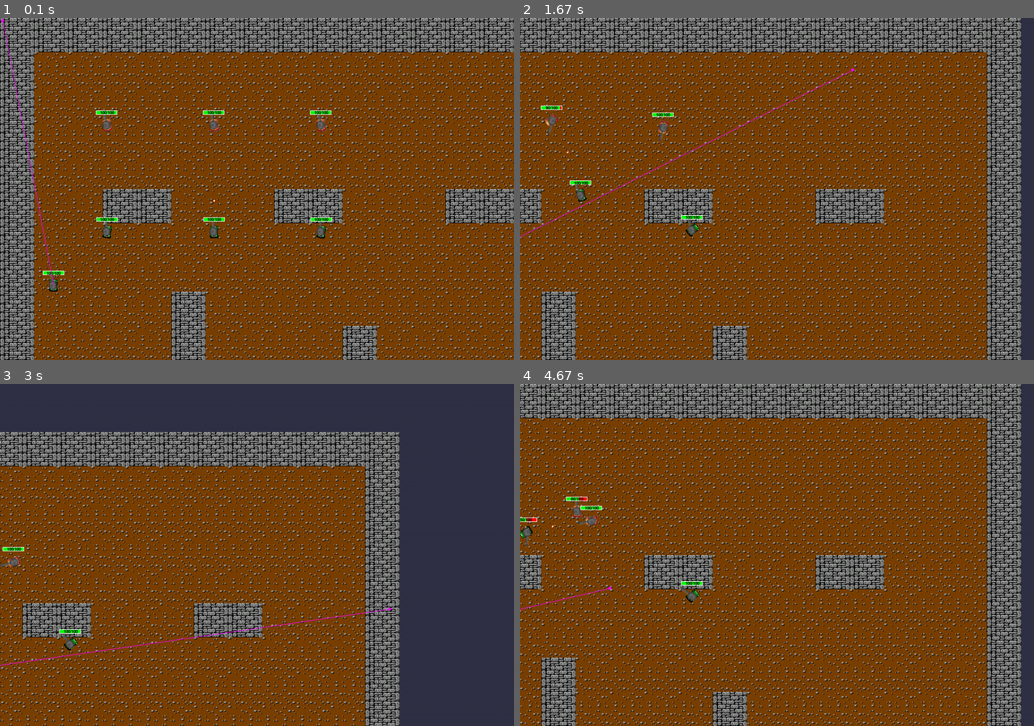
Above: before the commit, frames 1-4 (two rows, left to right).
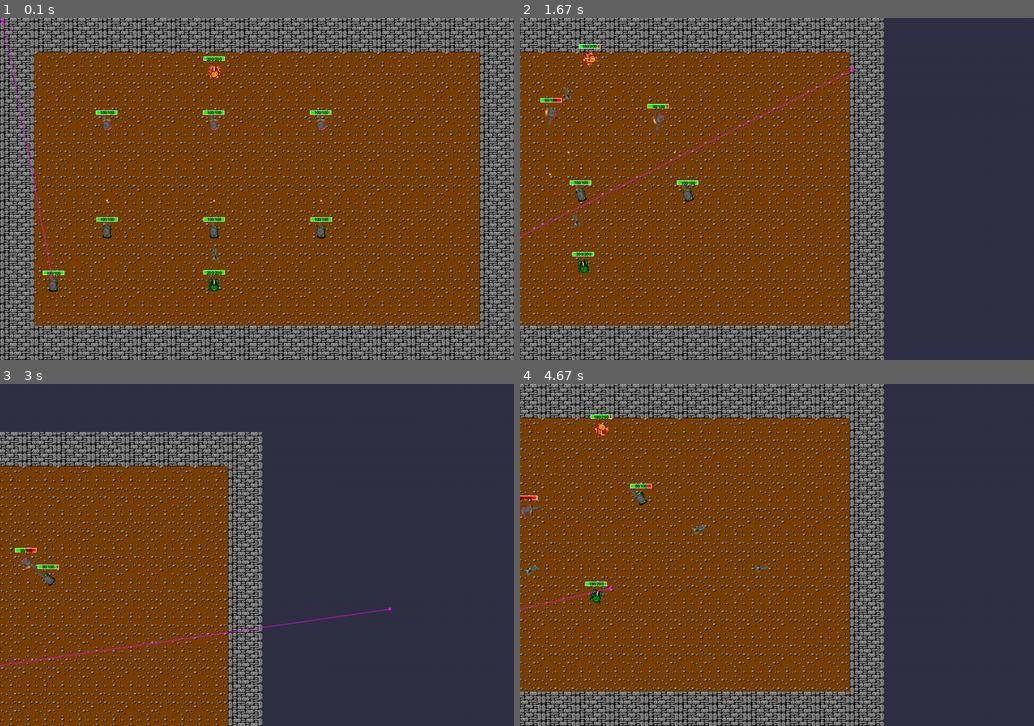
Above: after the commit, the same moments.

Repository: notwuyazui/Jackal
Game: pygame game, started from test.py
Two runs of this game, one before a commit and one after it. Both use one fixed random seed, a clock stepped at 60 frames per second and the inputs below.
Inputs (mouse positions are in pixels of both pictures, inside the frame that each line leads up to):
- Up to frame 1 (0.1 s): no input
- Up to frame 2 (1.67 s): hold P 0.33-0.8 s; hold Right 0.33-0.8 s; move the mouse to (756, 202) at 0.37 s; press the mouse at (617, 137) at 0.87 s; move the mouse to (617, 202) at 0.97 s; release the mouse at (617, 267) at 1.1 s; hold Q 1.17-1.63 s; hold Right 1.17-1.63 s; click (854, 69) at 1.25 s
- Up to frame 3 (3 s): tap Space at 1.67 s; hold Right 2-2.47 s; click (71, 544) at 2.08 s; hold Up 2.5-2.8 s; hold W 2.5-2.8 s; click (257, 596) at 2.58 s; hold Right from 2.83 s (still down); hold D from 2.83 s (still down); click (390, 609) at 2.92 s; tap C at 2.98 s
- Up to frame 4 (4.67 s): release Right at 3.3 s; release D at 3.3 s; hold Left 3.33-3.87 s; hold A 3.33-3.87 s; click (879, 527) at 3.42 s; hold Down 3.9-4.2 s; hold S 3.9-4.2 s; click (581, 479) at 3.98 s; hold Left 4.23-4.63 s; hold A 4.23-4.63 s; tap Space at 4.3, 4.6 s; click (607, 589) at 4.32 s

The runs differ from the first frame. In frame 1, 17% of the frame differs, in the area x 6-100%, y 10-100%; in frame 2, 40%; in frame 3, 29%; in frame 4, 40%, in the area x 0-98%, y 0-100%.

Commit message:
GameManager可设置单位基本行为

Diff:
--- a/GameManager.py
+++ b/GameManager.py
@@ -6,6 +6,7 @@
 from Unit.UnitManager import *
 from Bullet.BulletManager import *
 from Unit.Tank.Tank import *
+from Unit.Archie.Archie import *
 
 class GameManager:
     def __init__ (self, game_map:GameMap = create_empty_map(), unit_manager = UnitManager(), bullet_manager = BulletManager()):
@@ -13,13 +14,18 @@
         self.unit_manager = unit_manager
         self.bullet_manager = bullet_manager
 
+        self.camera_offset = [0, 0]
+        self.camera_speed = 5
+
         self.add_player_tank(position=(100,500), unit_id=0, usingAI=False)      # 默认添加一个玩家坦克
 
     def update(self, delta_time):
         self.unit_manager.update(delta_time, self.unit_manager, self.bullet_manager, self.game_map.obstacles)
         self.bullet_manager.update(delta_time, self.unit_manager.units, self.game_map.obstacles)
 
-    def draw(self, screen, camera_offset):
+    def draw(self, screen, camera_offset = None):
+        if camera_offset == None:
+            camera_offset = self.camera_offset
         self.game_map.draw(screen, camera_offset)
         self.unit_manager.draw(screen, camera_offset)
         self.bullet_manager.draw(screen, camera_offset)
@@ -45,6 +51,42 @@
     def set_bullet_manager(self, bullet_manager:BulletManager):
         self.bullet_manager = bullet_manager
 
+    def set_camera_offset_move(self, direction):
+        if direction == Direction.UP:
+            self.camera_offset[1] -= self.camera_speed
+        elif direction == Direction.DOWN:
+            self.camera_offset[1] += self.camera_speed
+        elif direction == Direction.LEFT:
+            self.camera_offset[0] -= self.camera_speed
+        elif direction == Direction.RIGHT:
+            self.camera_offset[0] += self.camera_speed
+
+    def set_unit_movement(self, unit_id, forward=False, backward=False):
+        return self.unit_manager.get_unit_by_id(unit_id).set_movement(forward, backward)
+
+    def set_unit_turning(self, unit_id, left=False, right=False):
+        return self.unit_manager.get_unit_by_id(unit_id).set_turning(left, right)
+
+    def set_unit_turret_target_to_mouse(self, unit_id, mouse_pos, camera_offset = None):
+        if camera_offset is None:
+            camera_offset = self.camera_offset
+        return self.unit_manager.get_unit_by_id(unit_id).set_turret_target_to_mouse(mouse_pos, camera_offset)
+
+    def set_unit_fire(self, unit_id):
+        return self.unit_manager.get_unit_by_id(unit_id).fire()
+
+    def set_unit_switch_ammo(self, unit_id):
+        return self.unit_manager.get_unit_by_id(unit_id).switch_ammunition()
+
+    def set_unit_action(self, unit_id, forward = False, backward = False, left = False, right = False, mouse_pos = (0,0), fire = False, switch_ammo = False):
+        # 控制单位行为的七个基本动作：
+        # 前进，后退，左转，右转，鼠标瞄准，开火，切换弹药
+        self.set_unit_movement(unit_id, forward, backward)
+        self.set_unit_turning(unit_id, left, right)
+        self.set_unit_turret_target_to_mouse(unit_id, mouse_pos, self.camera_offset)
+        if fire: self.set_unit_fire(unit_id)
+        if switch_ammo: self.set_unit_switch_ammo(unit_id)
+
     def add_unit(self, unit):
         self.unit_manager.add_unit(unit, self.bullet_manager, self.game_map.obstacles)
 
@@ -62,8 +104,26 @@
         self.add_unit(tank)
         return tank
 
+    def add_player_archie(self, position=(0,0), unit_id = None, usingAI = False):
+        if unit_id is None:
+            unit_id = len(self.unit_manager.units)
+        archie = create_player_archie(unit_id, position, usingAI)
+        self.add_unit(archie)
+        return archie
+
+    def add_enemy_archie(self, position=(0,0), unit_id = None, usingAI = False):
+        if unit_id is None:
+            unit_id = len(self.unit_manager.units)
+        archie = create_enemy_archie(unit_id, position, usingAI)
+        self.add_unit(archie)
+        return archie
+
     def add_bullet(self, bullet):
         self.bullet_manager.add_bullet(bullet)
+
+    def get_unit(self, unit_id):
+        # 通过id定位unit
+        return self.unit_manager.get_unit_by_id(unit_id)
 
     def get_active_units_counts(self):
         return self.unit_manager.get_active_count()
--- a/Parameter.py
+++ b/Parameter.py
@@ -34,6 +34,11 @@
     PLAYER = 0
     ENEMY = 1
     NEUTRAL = 2
+class Direction(enum.Enum):
+    UP = 0
+    DOWN = 1
+    LEFT = 2
+    RIGHT = 3
 
 DEFAULT_MAP_PATH = 'Map\saved'
 DEFAULT_UNIT_PATH = 'Unit\saved'
--- a/Unit/Archie/Archie.py
+++ b/Unit/Archie/Archie.py
@@ -0,0 +1,60 @@
+'''
+    一个火箭炮类
+    拥有更低的机动性和更高的生命值，仅装备火箭弹
+'''
+
+import pygame
+import math
+from Unit.BaseUnit import BaseUnit
+from Parameter import *
+
+class Archie(BaseUnit):
+
+    def __init__(self, unit_id: int, unit_team: Team, usingAI = False):
+
+        self.unit_type = 'archie'
+        self.body_image_path = 'Unit/Archie/archie.png'
+        self.turret_image_path = 'Unit/Archie/turret.png'
+        if unit_team == Team.ENEMY:
+            self.body_image_path = 'Unit/Archie/enemy_archie.png'
+            self.turret_image_path = 'Unit/Archie/enemy_turret.png'
+        self.max_speed_rate = 0.5
+        self.max_acceleration_rate = 0.5
+        self.min_acceleration_rate = -0.5
+        self.max_angular_speed_rate = 0.3
+        self.turret_angular_speed_rate = 0.5
+        self.max_health_rate = 2.0
+        self.armor_type = ArmorType.NONE                                                        # 护甲类型
+        self.ammunition_types = ['rocket_shell']                                                # 单位拥有弹种
+        self.ammo_switch_time =  UNIT_AMMO_SWITCH_TIME                                          # 单位切换弹种时间
+
+
+        super().__init__(unit_id, unit_team, usingAI,
+                         unit_type=self.unit_type,
+                         body_image_path=self.body_image_path,
+                         turret_image_path=self.turret_image_path,
+                         max_speed_rate=self.max_speed_rate,
+                         max_acceleration_rate=self.max_acceleration_rate,
+                         min_acceleration_rate=self.min_acceleration_rate,
+                         max_angular_speed_rate=self.max_angular_speed_rate,
+                         turret_angular_speed_rate=self.turret_angular_speed_rate,
+                         max_health_rate=self.max_health_rate,
+                         armor_type=self.armor_type,
+                         ammunition_types=self.ammunition_types,
+                         ammo_switch_time=self.ammo_switch_time)
+
+def create_archie(unit_id, unit_team=Team.PLAYER, position=(0, 0)):
+    # 示例：archie = create_archie(1, Team.PLAYER, position=(400, 300))
+    archie = Archie(unit_id, unit_team)
+    archie.position = position
+    return archie
+
+def create_enemy_archie(unit_id, position=(0, 0), usingAI = False):
+    enemy = Archie(unit_id, Team.ENEMY, usingAI)
+    enemy.position = position
+    return enemy
+
+def create_player_archie(unit_id, position=(0, 0), usingAI = False):
+    player = Archie(unit_id, Team.PLAYER, usingAI)
+    player.position = position
+    return player
--- a/Unit/Tank/Tank.py
+++ b/Unit/Tank/Tank.py
@@ -1,5 +1,6 @@
 '''
     一个坦克类
+    拥有标准的机动性、生存性和攻击性，装备子弹和火箭弹
 '''
 
 import pygame
--- a/Unit/UnitManager.py
+++ b/Unit/UnitManager.py
@@ -45,6 +45,12 @@
         for unit in self.units:
             unit.draw(surface, camera_offset)
 
+    def get_unit_by_id(self, unit_id):
+        for unit in self.units:
+            if unit.id == unit_id:
+                return unit
+        return None
+
     def get_active_count(self):
         return len([u for u in self.units if u.is_alive])
 
--- a/test.py
+++ b/test.py
@@ -93,17 +93,15 @@
         font = pygame.font.Font(None, 24)  # 使用默认字体
 
     game_manager = GameManager()
-    game_manager.set_test_map()
+    game_manager.set_border_map()
     game_manager.add_player_tank(position = (200, 400), usingAI = True)
     game_manager.add_player_tank(position = (400, 400), usingAI = True)
     game_manager.add_player_tank(position = (600, 400), usingAI = True)
+    game_manager.add_player_archie(position = (400, 500), usingAI = True)
     game_manager.add_enemy_tank(position = (200, 200), usingAI = True)
     game_manager.add_enemy_tank(position = (400, 200), usingAI = True)
     game_manager.add_enemy_tank(position = (600, 200), usingAI = True)
-
-    # 相机偏移
-    camera_offset = [0, 0]
-    camera_speed = 5
+    game_manager.add_enemy_archie(position = (400, 100), usingAI = True)
 
     # 玩家控制状态
     moving_forward = False
@@ -157,10 +155,10 @@
                     game_manager.save_map()
                 elif event.key == pygame.K_SPACE:
                     # 空格键发射子弹
-                    bullet = game_manager.unit_manager.units[0].fire(NormalShell)
+                    game_manager.set_unit_fire(0)
                     game_manager.add_bullet(bullet)
                 elif event.key == pygame.K_q:
-                    game_manager.unit_manager.units[0].switch_ammunition()
+                    game_manager.set_unit_switch_ammo(0)
                 elif event.key == pygame.K_c:
                     # 清空所有子弹
                     game_manager.clear_bullets()
@@ -185,17 +183,17 @@
 
         # 处理相机移动
         if keys[pygame.K_LEFT]:
-            camera_offset[0] -= camera_speed
+            game_manager.set_camera_offset_move(Direction.LEFT)
         if keys[pygame.K_RIGHT]:
-            camera_offset[0] += camera_speed
+            game_manager.set_camera_offset_move(Direction.RIGHT)
         if keys[pygame.K_UP]:
-            camera_offset[1] -= camera_speed
+            game_manager.set_camera_offset_move(Direction.UP)
         if keys[pygame.K_DOWN]:
-            camera_offset[1] += camera_speed
+            game_manager.set_camera_offset_move(Direction.DOWN)
 
         # 鼠标左键发射子弹
         if mouse_left_pressed and fire_cooldown <= 0:
-            bullet = game_manager.unit_manager.units[0].fire()
+            bullet = game_manager.set_unit_fire(0)
             if bullet:
                 game_manager.add_bullet(bullet)
                 fire_cooldown = fire_cooldown_max
@@ -203,29 +201,22 @@
         mouse_left_was_pressed = mouse_left_pressed
 
         # 玩家坦克的状态更新
-        game_manager.unit_manager.units[0].set_movement(forward=moving_forward, backward=moving_backward)
-        game_manager.unit_manager.units[0].set_turning(left=turning_left, right=turning_right)
-
-        # 炮塔指向鼠标
-        mouse_pos = pygame.mouse.get_pos()
-        game_manager.unit_manager.units[0].set_turret_target_to_mouse(mouse_pos, camera_offset)
-
-        # 更新坦克、子弹
+        game_manager.set_unit_movement(0, forward=moving_forward, backward=moving_backward)
+        game_manager.set_unit_turning(0, left=turning_left, right=turning_right)
+        mouse_pos = pygame.mouse.get_pos()      # 炮塔指向鼠标
+        game_manager.set_unit_turret_target_to_mouse(0, mouse_pos)
+
+        # 更新、绘制
         game_manager.update(delta_time)
-
-        # 绘制地图、单位和子弹
         screen.fill((50, 50, 70))
-        game_manager.draw(screen, camera_offset)
+        game_manager.draw(screen)
 
         # 显示游戏状态
-        if not game_manager.unit_manager.units[0].is_alive:
+        if not game_manager.get_unit(0).is_alive:
             game_over_font = pygame.font.Font(None, 72)
-
         if True:
-            draw_debug_info(screen, game_manager.unit_manager.units[0], camera_offset, mouse_pos)
-
-        # 显示游戏状态
-        if not game_manager.unit_manager.units[0].is_alive:
+            draw_debug_info(screen, game_manager.get_unit(0), game_manager.camera_offset, mouse_pos)
+        if not game_manager.get_unit(0).is_alive:
             game_over_font = pygame.font.Font(None, 72)
             game_over_surface = game_over_font.render("GAME OVER", True, (255, 50, 50))
             screen.blit(game_over_surface, (screen_width//2 - 180, screen_height//2 - 50))
Binary file added: Unit/Archie/archie.png
Binary file added: Unit/Archie/enemy_archie.png
Binary file added: Unit/Archie/enemy_turret.png
Binary file added: Unit/Archie/turret.png
